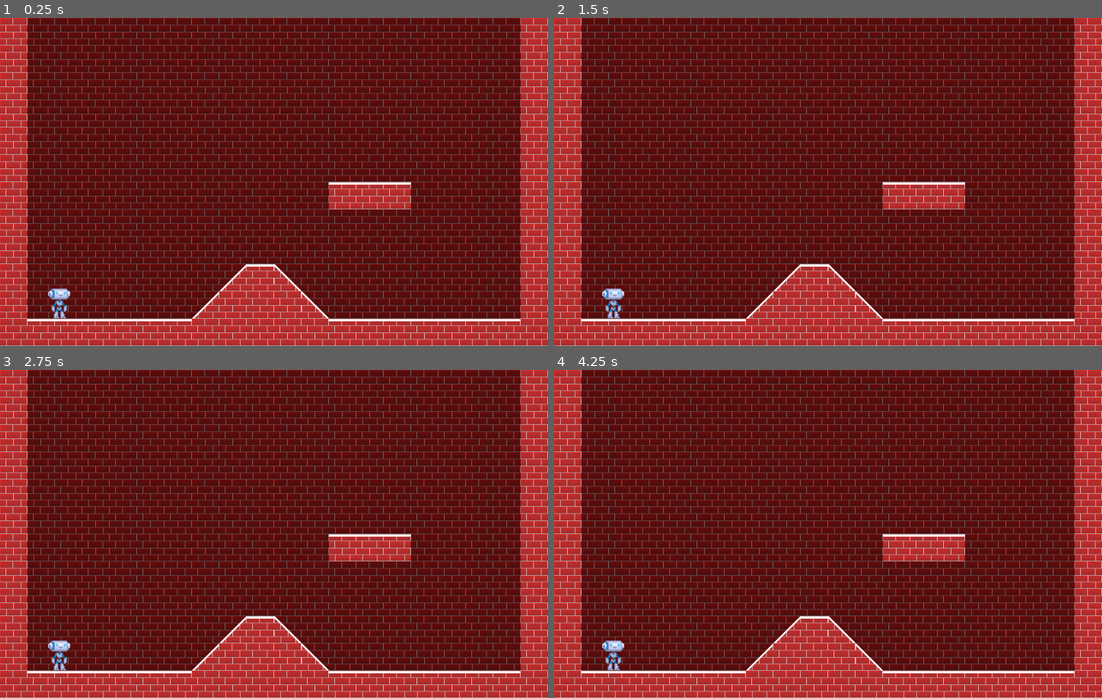
Above: before the commit, frames 1-4 (two rows, left to right).
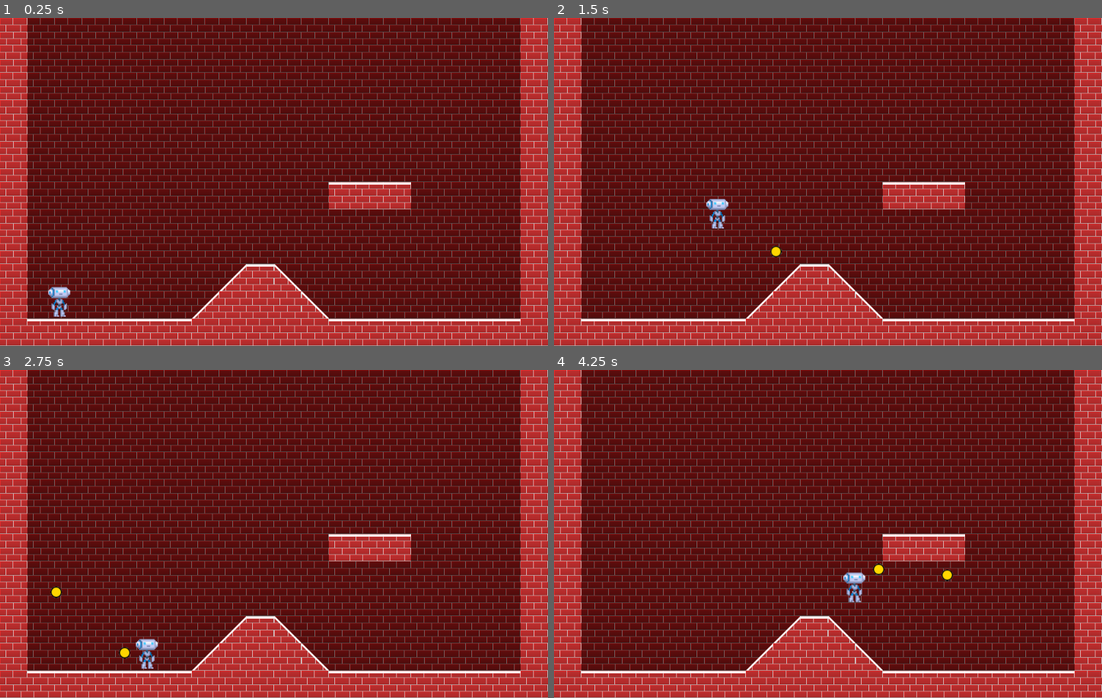
Above: after the commit, the same moments.

Repository: Ruefa/godot_test
Game: Godot game, scene res://Main.tscn
Two runs of this game, one before a commit and one after it. Both use one fixed random seed, a clock stepped at 60 frames per second and the inputs below.
Inputs:
- Up to frame 1 (0.25 s): no input
- Up to frame 2 (1.5 s): tap Enter at 0.5 s; hold Shift (ui_shoot) 0.53-1.28 s; hold Right (ui_right) from 0.53 s (still down); tap Up (ui_up) at 0.77 s; tap Shift (ui_shoot) at 1.35 s
- Up to frame 3 (2.75 s): tap Up (ui_up) at 1.52 s; release Right (ui_right) at 2.03 s; hold Left (ui_left) from 2.03 s (still down); hold Shift (ui_shoot) from 2.03 s (still down)
- Up to frame 4 (4.25 s): release Left (ui_left) at 2.78 s; release Shift (ui_shoot) at 2.78 s; hold Right (ui_right) from 2.78 s (still down); tap Shift (ui_shoot) at 2.85 s; tap Up (ui_up) at 3.02, 3.77 s; hold Shift (ui_shoot) from 3.53 s (still down)

The runs differ from the first frame. In frame 1, 0.2% of the frame differs, in the area x 8-13%, y 81-92%; in frame 2, 0.5%; in frame 3, 0.6%; in frame 4, 0.6%, in the area x 8-73%, y 58-92%.
Error before the commit: Parse Error: The identifier "SPRITE_SIZE" isn't declared in the current scope. (res://Player.gd:69)

Commit message:
set bullet velocities direction based on the players direction

Diff:
--- a/Side Scroll/Player.gd
+++ b/Side Scroll/Player.gd
@@ -66,4 +66,5 @@
 	get_parent().add_child(bullet)
 	add_collision_exception_with(bullet)
 	bullet.position = position
-	bullet.position.x += SPRITE_SIZE.x*3
+	if PLAYER_DIR == LEFT:
+		bullet.velocity.x *= -1
